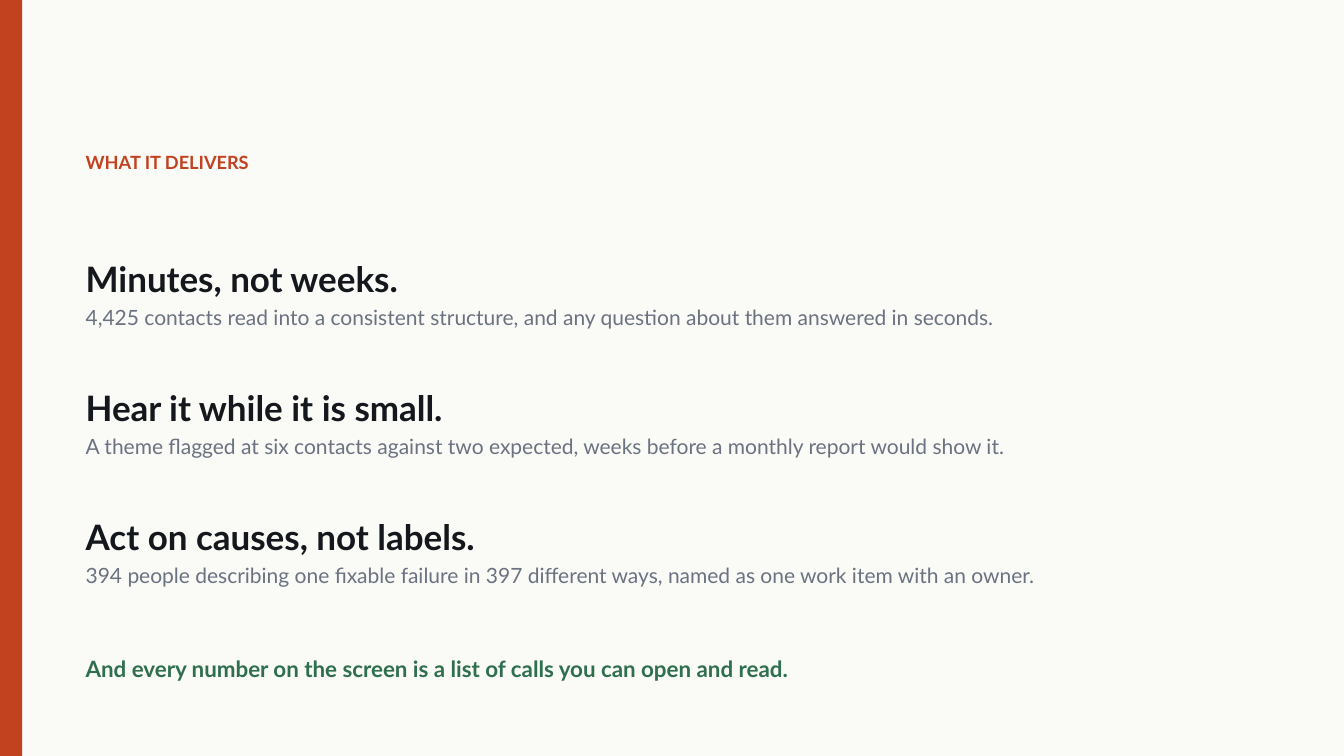
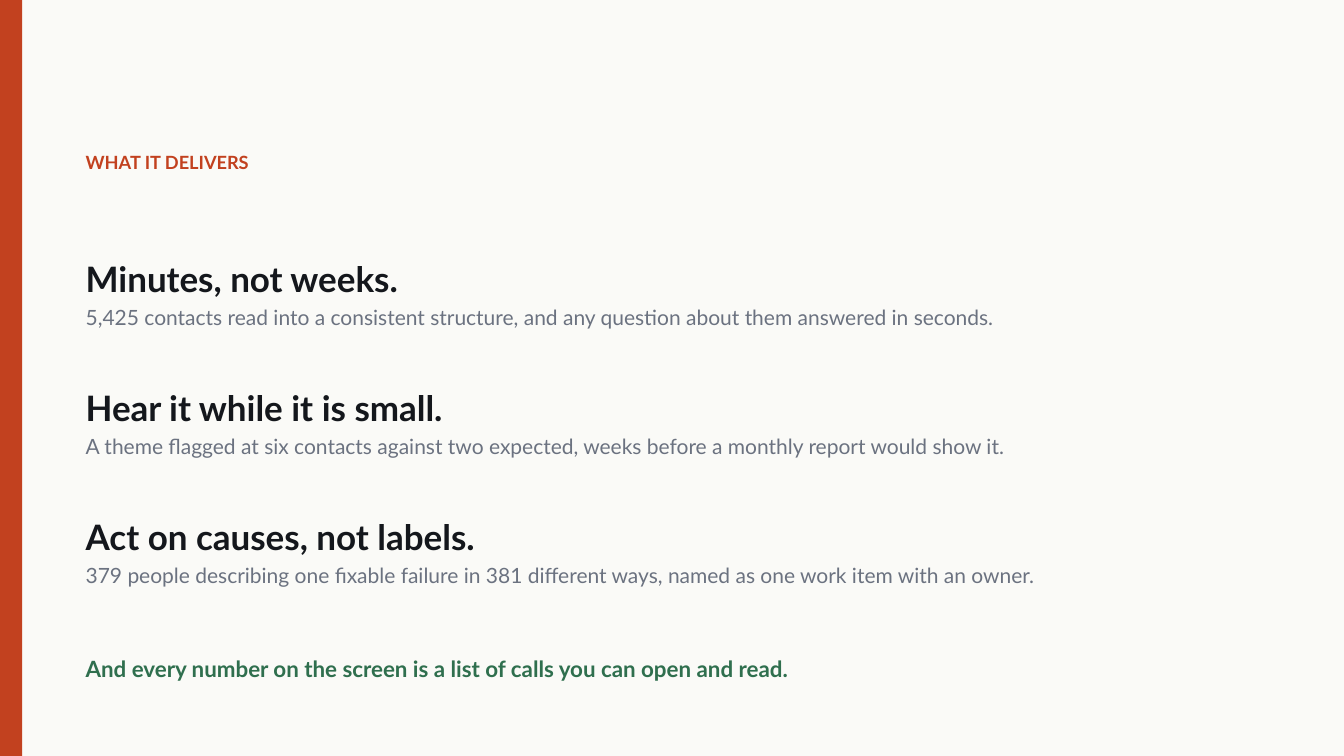
Before and after one commit to Gread/voc_hackathon, a slide deck: slide 15 of docs/voc_insights_deck.pptx. Drawn at 1344x756 pixels with LibreOffice and Linux fonts; fonts in the diff are those of the drawing. Boxes give left, top, right and bottom in pixels: in the first picture for what was removed or moved away, otherwise in the second. Text is boxed around its words. In the diff, an @@ line names an element or a change of style, - is before the commit and + after.

```diff
--- a/docs/voc_insights_deck.pptx
+++ b/docs/voc_insights_deck.pptx
@@ text at box(86, 309, 993, 329): text changed @@
-4,425 contacts read into a consistent structure, and any question about them answered in seconds.
+5,425 contacts read into a consistent structure, and any question about them answered in seconds.
@@ text at box(86, 567, 1034, 587): text changed @@
-394 people describing one fixable failure in 397 different ways, named as one work item with an owner.
+379 people describing one fixable failure in 381 different ways, named as one work item with an owner.
```
Also in this commit, not shown: 10 other slides changed, 5 other files.
